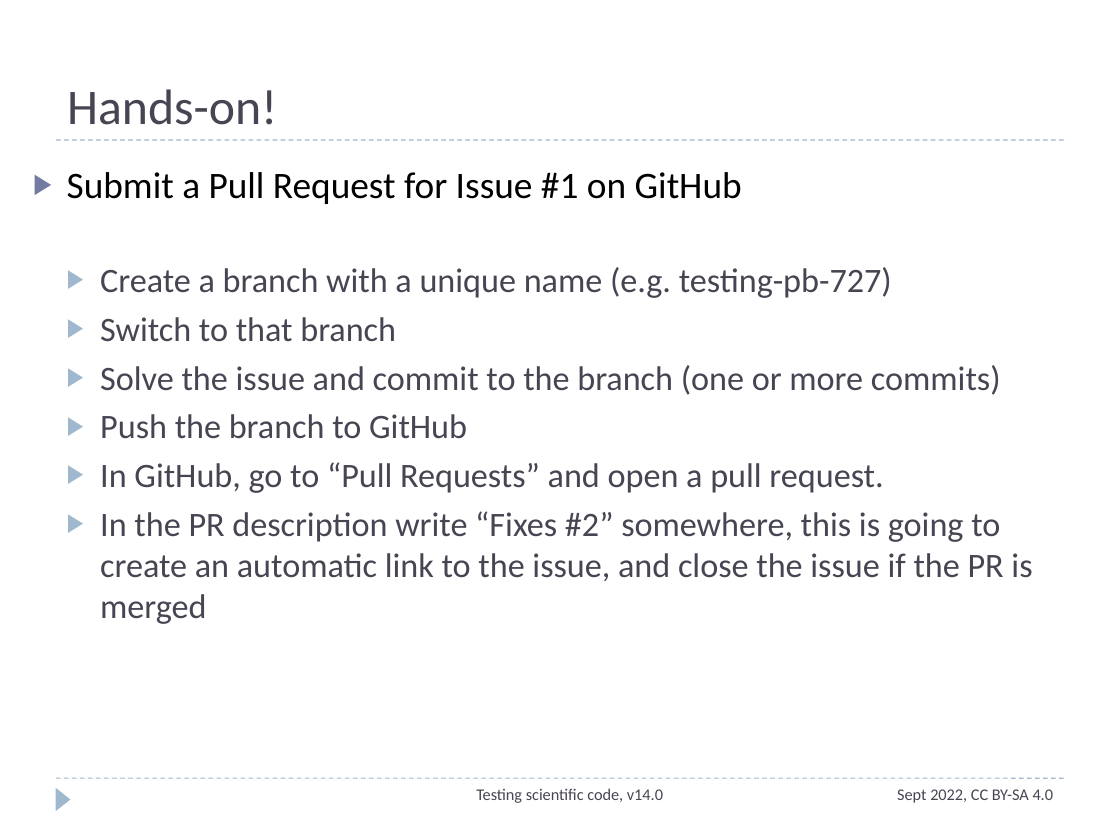
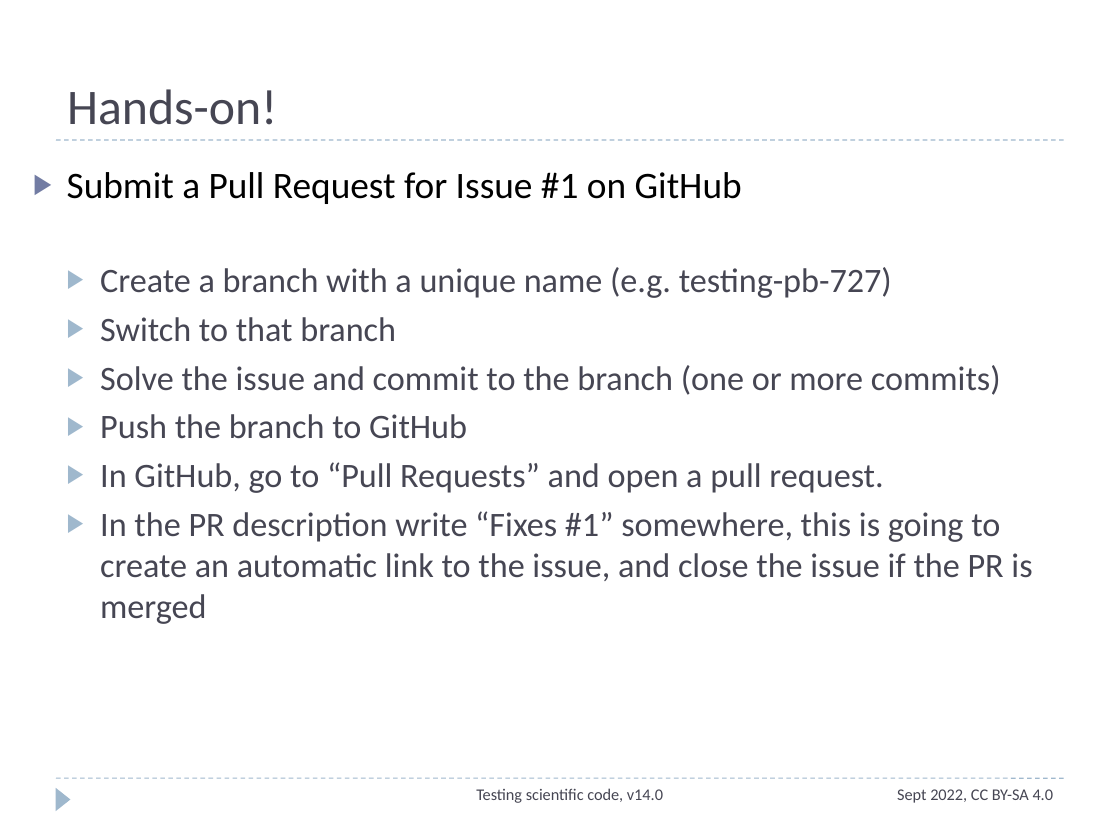
Before and after one commit to ASPP/testing_debugging_profiling, a slide deck: slide 29 of testing_part1.pptx. Drawn at 1120x840 pixels with LibreOffice and Linux fonts; fonts in the diff are those of the drawing. Boxes give left, top, right and bottom in pixels: in the first picture for what was removed or moved away, otherwise in the second. Text is boxed around its words. In the diff, an @@ line names an element or a change of style, - is before the commit and + after.

```diff
--- a/testing_part1.pptx
+++ b/testing_part1.pptx
@@ text at (x1=100, y1=511, x2=1032, y2=624): text changed @@
-  ▶ In the PR description write “Fixes #2” somewhere, this is going to create an automatic link to the issue, and close the issue if the PR is merged
+  ▶ In the PR description write “Fixes #1” somewhere, this is going to create an automatic link to the issue, and close the issue if the PR is merged
```
Also in this commit, not shown: 4 other files.
